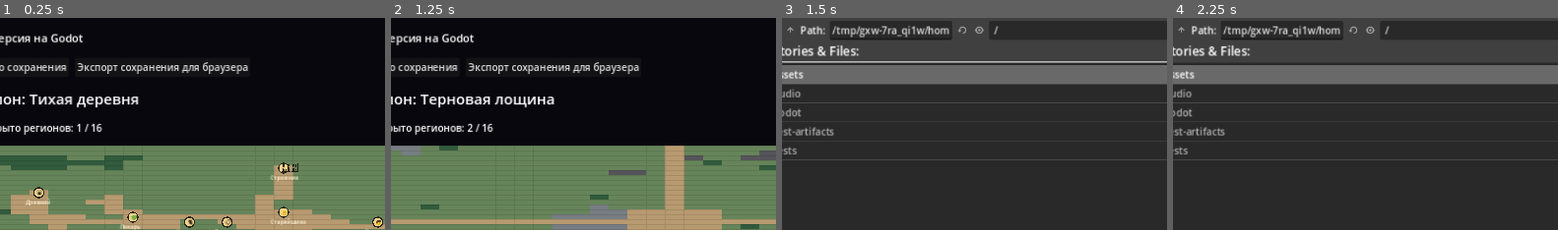
Above: before the commit, frames 1-4 (left to right).
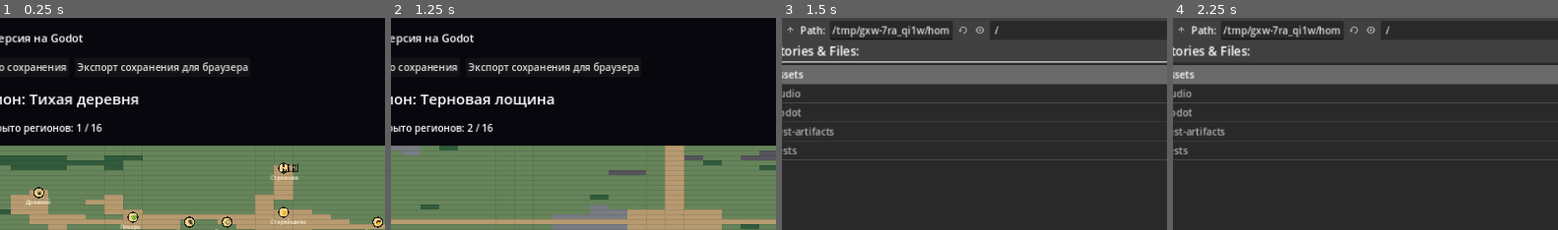
Above: after the commit, the same moments.

Repository: igor74r/magic-rpg-godot
Game: Godot game, scene res://godot/scenes/main.tscn
Two runs of this game, one before a commit and one after it. Both use one fixed random seed, a clock stepped at 60 frames per second and the inputs below.
Inputs (mouse positions are % of the whole screen's width and height, from its top left):
- Up to frame 1 (0.25 s): no input
- Up to frame 2 (1.25 s): click "Терновая лощина" at 0.5 s
- Up to frame 3 (1.5 s): click "Импорт браузерного сохранения" at 1.25 s
- Up to frame 4 (2.25 s): click (30, 64) at 2.02 s; type "12" at 2.1 s
The pictures show only the part of the screen within x 14-64%, y 9-59%; the shares and areas given below are measured in that part.

Frames 1-2 are identical in both runs. In frame 3, less than 0.1% of the frame differs, in the area x 43-57%, y 3-11%; in frame 4, less than 0.1%.
Error in both runs: Invalid access to property or key 'campaignKills' on a base object of type 'Dictionary'. (res://godot/scripts/world_campaign_engine.gd:45)

Commit message:
fix(save): preserve unknown faction extension fields

Diff:
--- a/godot/scripts/world_faction_engine.gd
+++ b/godot/scripts/world_faction_engine.gd
@@ -87,7 +87,12 @@
 	var clean_log: Array = log.duplicate(true)
 	if clean_log.size() > LOG_LIMIT:
 		clean_log = clean_log.slice(clean_log.size() - LOG_LIMIT)
-	var normalized := {"schemaVersion":1,"reputation":clean,"changeLog":clean_log}
+	# Browser normalization spreads the existing faction object before
+	# replacing canonical fields. Keep extension fields for lossless import/export.
+	var normalized: Dictionary = state.duplicate(true)
+	normalized["schemaVersion"] = 1
+	normalized["reputation"] = clean
+	normalized["changeLog"] = clean_log
 	world["factions"] = normalized
 	return normalized
 
